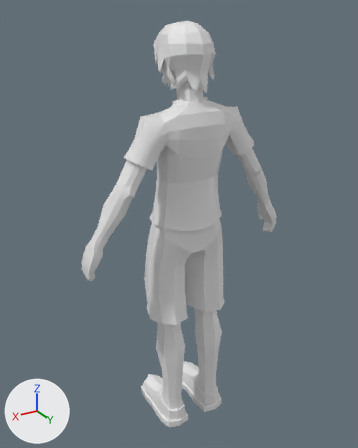
Renders of the FBX model Assets/Project/Models/Characters/Jesse/Rig_Jesse.fbx from each side of a commit.
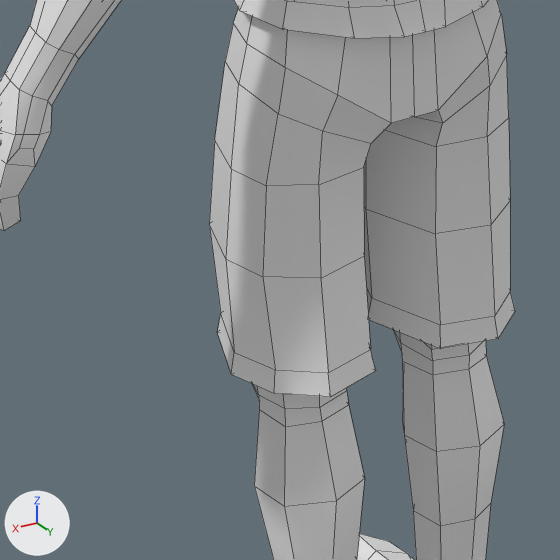
Old and new are each drawn whole from a 50 mm camera at (0.861, 1.37, 1.515) aimed at (0.007, -0.054, 0.803) and again close up on the part from 25% to 66% of the width and 49% to 82% of the height. Every picture has the same lights, and +X, +Y and +Z are marked at lower left. The first two pictures are the older version. The close-ups show mesh edges as thin lines. Where no turn or scale is listed for an object, it has been applied to the vertices.

Names of what the first close-up shows: 'Mesh_Jesse'.
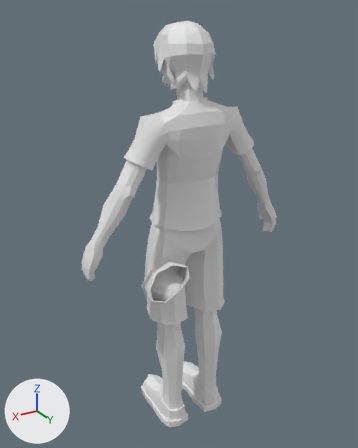
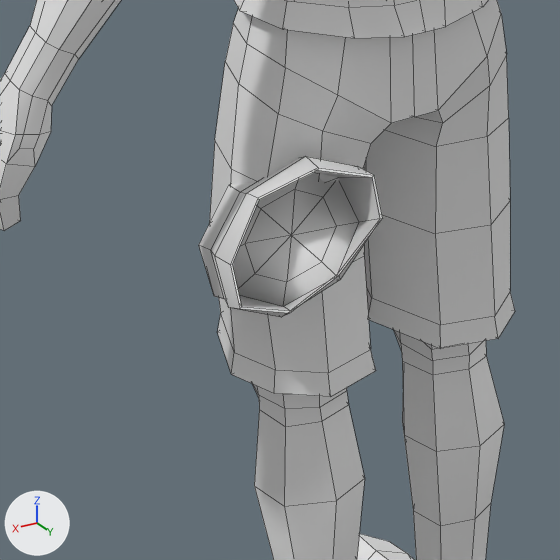
Where the newer file only moved an object's origin or applied its transform, the numbers keep the older frame.

What differs and where, as boxes (x1, y1, x2, y2) in the close-ups (560 x 560 px):
'SM_chip_02', added: after (199, 156, 383, 317)

What the commit changed:
Material 'M_SD_01' (mat_m_sd_01) is new.
Its base color is (0.8, 0.8, 0.8) (white #e7e7e7).
Mesh me_mesh_007 is new.
It has 66 vertices, 72 faces and spans x -0.062..0.127, y -0.11..0.097, z -0.05..0.138.
It uses material mat_m_sd_01 (its picture is missing).
Object 'SM_chip_02' (ob_sm_chip_02) is new; it shows me_mesh_007.
Its location is (0.098, 0.062, 0.607).
